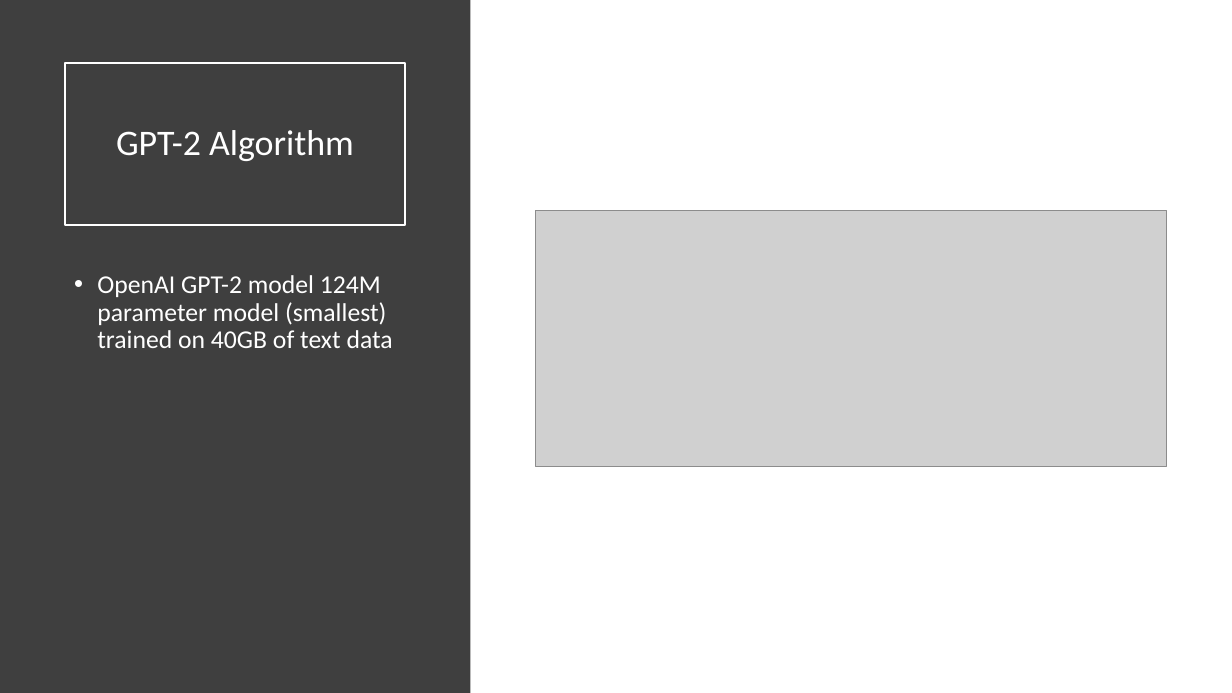
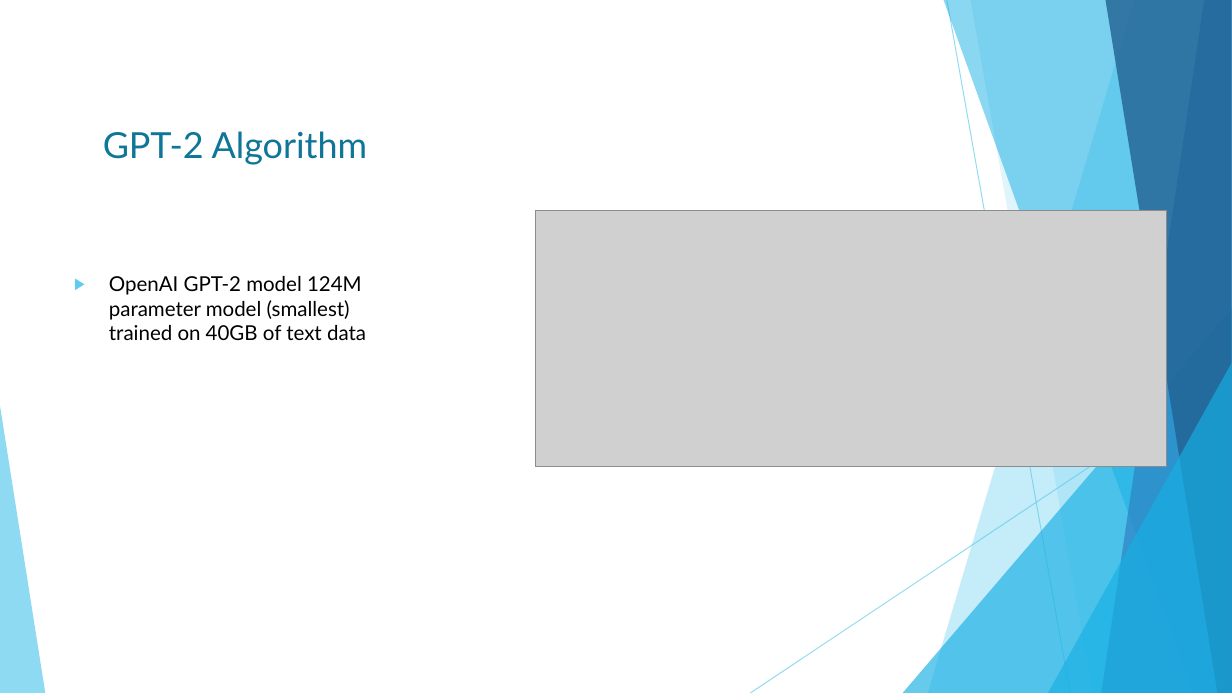
Before and after one commit to HomuraNagato/nerdy_nets, a slide deck: slide 8 of presentation/Nerdy Nets – GPT2.pptx. Drawn at 1232x693 pixels with LibreOffice and Linux fonts; fonts in the diff are those of the drawing; grey boxes stand for pictures. Boxes give left, top, right and bottom in pixels: in the first picture for what was removed or moved away, otherwise in the second. Text is boxed around its words. In the diff, an @@ line names an element or a change of style, - is before the commit and + after.

```diff
--- a/presentation/Nerdy Nets – GPT2.pptx
+++ b/presentation/Nerdy Nets – GPT2.pptx
@@ rectangle removed at (x1=0, y1=0, x2=470, y2=693) @@
@@ title "GPT-2 Algorithm" at (x1=65, y1=63, x2=405, y2=226): font Calibri to Lato, text colour #FFFFFF to #0F7698; line spacing 0.9 to 1 @@
@@ text "OpenAI GPT-2 model 124M parameter ..." at (x1=109, y1=276, x2=366, y2=340): size 20 to 16 pt, font Calibri to Lato, text colour #FFFFFF to #000000; bullet • to ▶; line spacing 0.9 to 1 @@
@@ group added at (x1=0, y1=0, x2=1232, y2=693): 5 freeform shapes, 3 triangles, 2 lines @@
```
Also in this commit, not shown: 5 other slides changed, 8 slides added, 5 slides removed.
